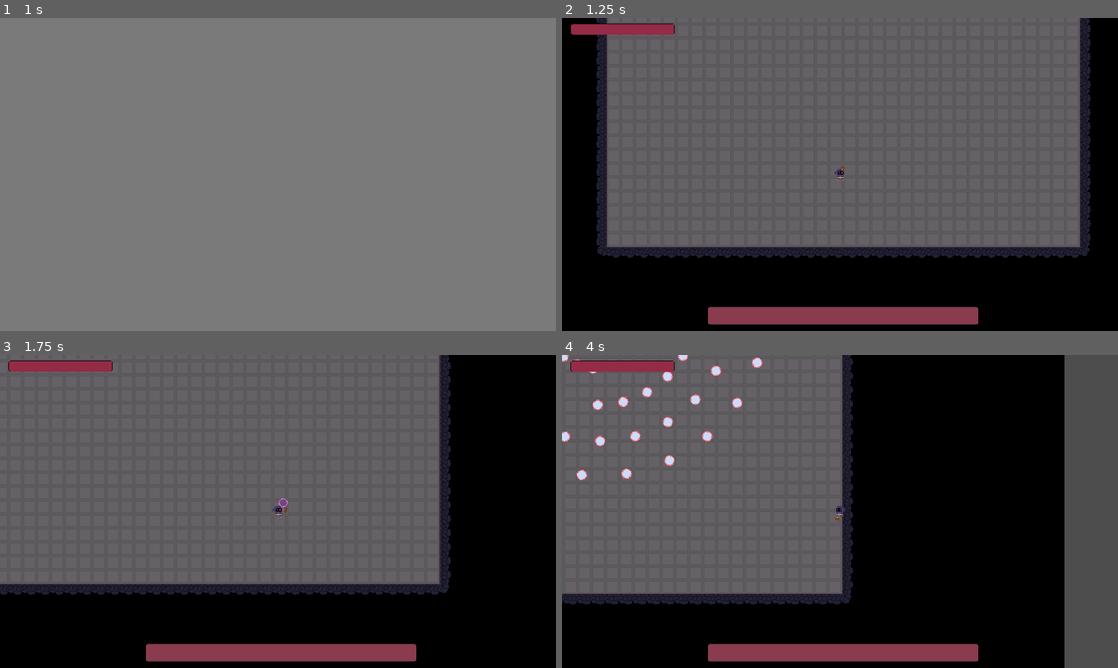
Above: before the commit, frames 1-4 (two rows, left to right).
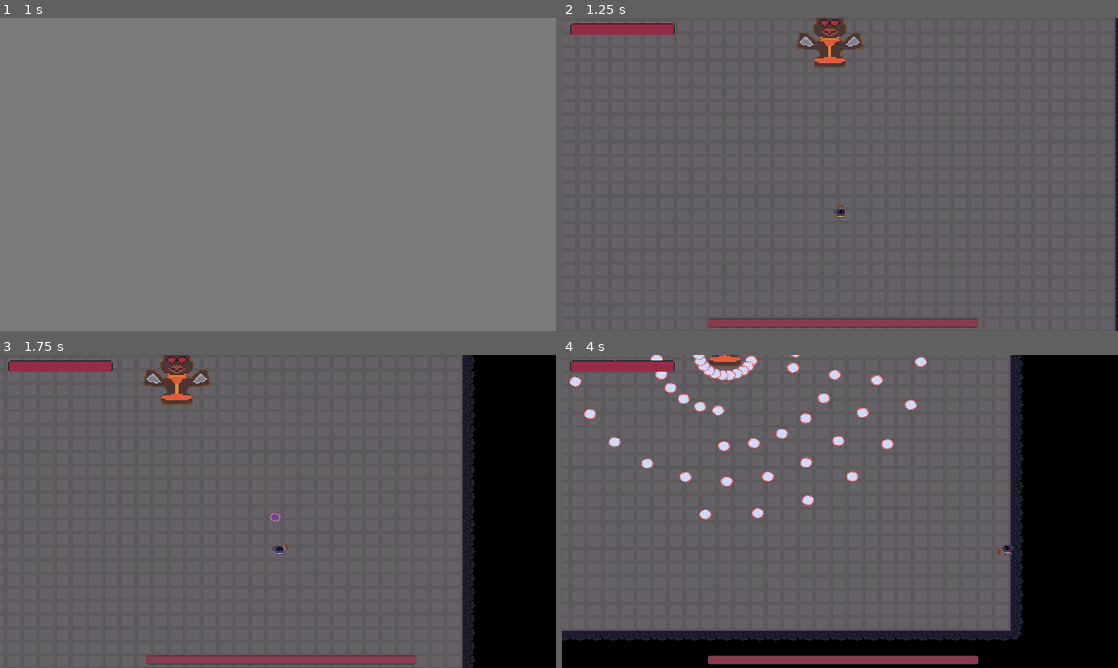
Above: after the commit, the same moments.

Repository: Arssin/Bullet_Hell_Jam
Game: Godot game, scene res://scenes/main_scene.tscn
Two runs of this game, one before a commit and one after it. Both use one fixed random seed, a clock stepped at 60 frames per second and the inputs below.
Inputs (mouse positions are in pixels of both pictures, inside the frame that each line leads up to):
- Up to frame 1 (1 s): click "Start" at 0.5 s
- Up to frame 2 (1.25 s): no input
- Up to frame 3 (1.75 s): move the mouse to (400, 495) at 1.27 s; hold D (move_right) from 1.28 s (still down); click (400, 495) at 1.35 s
- Up to frame 4 (4 s): move the mouse to (728, 527) at 2.02 s; release D (move_right) at 2.03 s; hold S (move_down) 2.03-2.78 s; tap Space (dash) at 2.1 s; move the mouse to (895, 442) at 2.77 s; hold D (move_right) 2.78-3.53 s; tap E (player_action) at 2.85 s; move the mouse to (812, 574) at 3.52 s; hold W (move_up) from 3.53 s (still down); click (812, 574) at 3.6 s

Frame 1 is identical in both runs. In frame 2, 38% of the frame differs, in the area x 0-100%, y 0-100%; in frame 3, 28%; in frame 4, 52%.

Commit message:
lvl 1 changes

Diff:
--- a/enemies/totem.tscn
+++ b/enemies/totem.tscn
@@ -29,7 +29,7 @@
 anchors_preset = 12
 anchor_top = 1.0
 offset_left = 302.0
-offset_top = -50.0
+offset_top = -26.0
 offset_right = -289.0
-offset_bottom = -13.0
+offset_bottom = -7.0
 grow_vertical = 0
--- a/scenes/Level1.tscn
+++ b/scenes/Level1.tscn
@@ -169,7 +169,18 @@
 scale = Vector2(1.4, 1.4)
 
 [node name="Player" parent="." instance=ExtResource("2_jqof1")]
-position = Vector2(652, 413)
+position = Vector2(658, 357)
+
+[node name="Camera2D" type="Camera2D" parent="Player"]
+position = Vector2(0, -46)
+zoom = Vector2(2.11, 1.755)
+limit_left = 325
+limit_top = 75
+limit_right = 1055
+limit_bottom = 790
+limit_smoothed = true
+position_smoothing_enabled = true
+position_smoothing_speed = 50.0
 
 [node name="LabelTest" type="Label" parent="."]
 visible = false
--- a/scenes/player.tscn
+++ b/scenes/player.tscn
@@ -179,9 +179,6 @@
 "": SubResource("AnimationLibrary_ofwwi")
 }
 
-[node name="Camera2D" type="Camera2D" parent="."]
-zoom = Vector2(1.8, 1.8)
-
 [node name="WeaponMarker" type="Marker2D" parent="."]
 position = Vector2(0, 0.666667)
 
